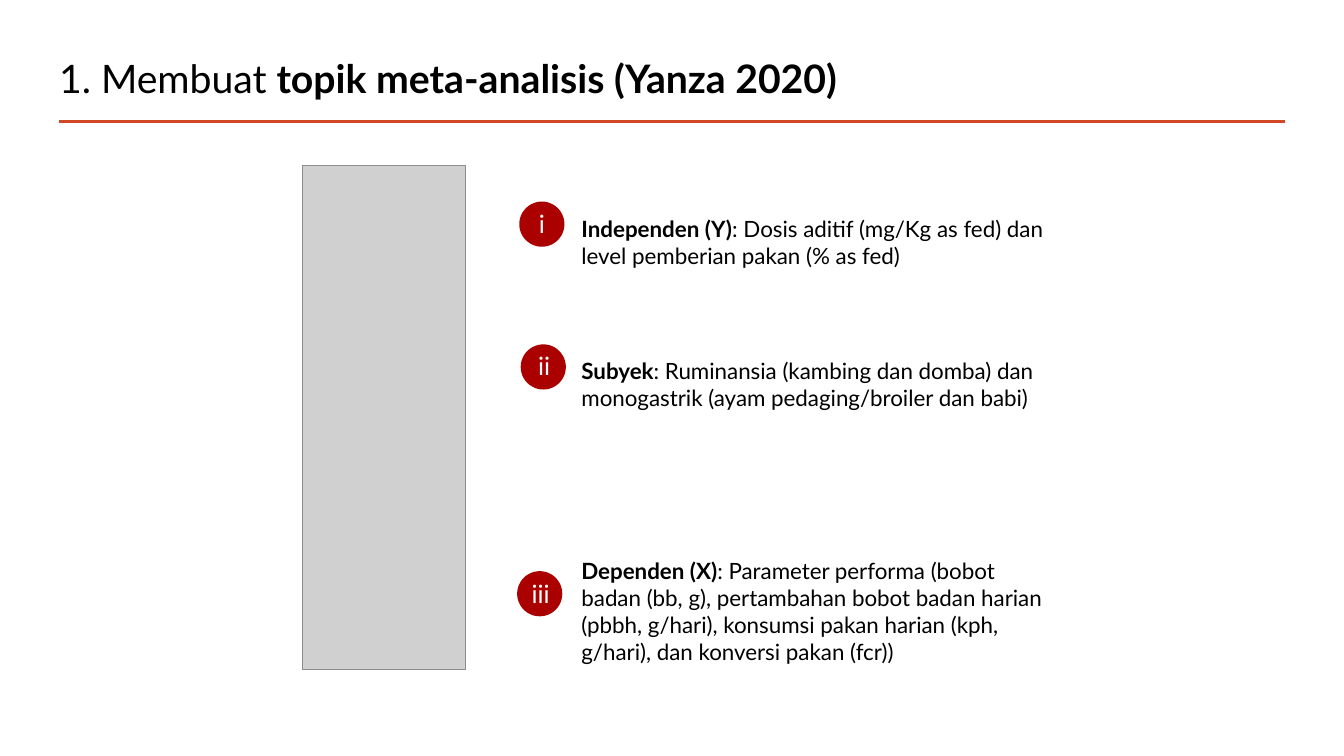
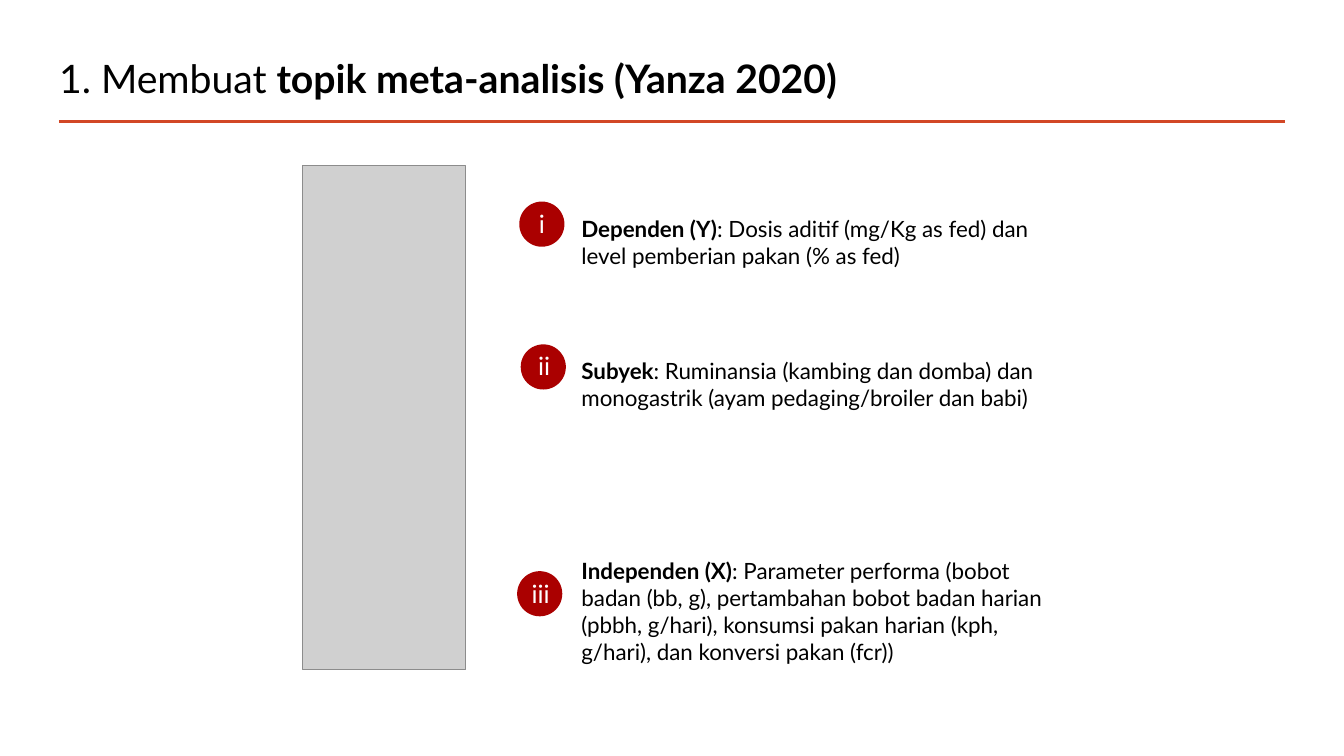
Before and after one commit to mohammad-miftakhus-sholikin/pelatihan-2020-metal, a slide deck: slide 5 of ch3_reference/2022__presentasi/Presentation_2022__Sholikin.pptx. Drawn at 1344x756 pixels with LibreOffice and Linux fonts; fonts in the diff are those of the drawing; grey boxes stand for pictures. Boxes give left, top, right and bottom in pixels: in the first picture for what was removed or moved away, otherwise in the second. Text is boxed around its words. In the diff, an @@ line names an element or a change of style, - is before the commit and + after.

```diff
--- a/ch3_reference/2022__presentasi/Presentation_2022__Sholikin.pptx
+++ b/ch3_reference/2022__presentasi/Presentation_2022__Sholikin.pptx
@@ text at box(581, 219, 1028, 268): text changed @@
-Independen (Y): Dosis aditif (mg/Kg as fed) dan level pemberian pakan (% as fed)
+Dependen (Y): Dosis aditif (mg/Kg as fed) dan level pemberian pakan (% as fed)
@@ text at box(581, 561, 1042, 664): text changed @@
-Dependen (X): Parameter performa (bobot badan (bb, g), pertambahan bobot badan harian (pbbh, g/hari), konsumsi pakan harian (kph, g/hari), dan konversi pakan (fcr))
+Independen (X): Parameter performa (bobot badan (bb, g), pertambahan bobot badan harian (pbbh, g/hari), konsumsi pakan harian (kph, g/hari), dan konversi pakan (fcr))
```
Also in this commit, not shown: 1 other slide changed, 10 other files.
